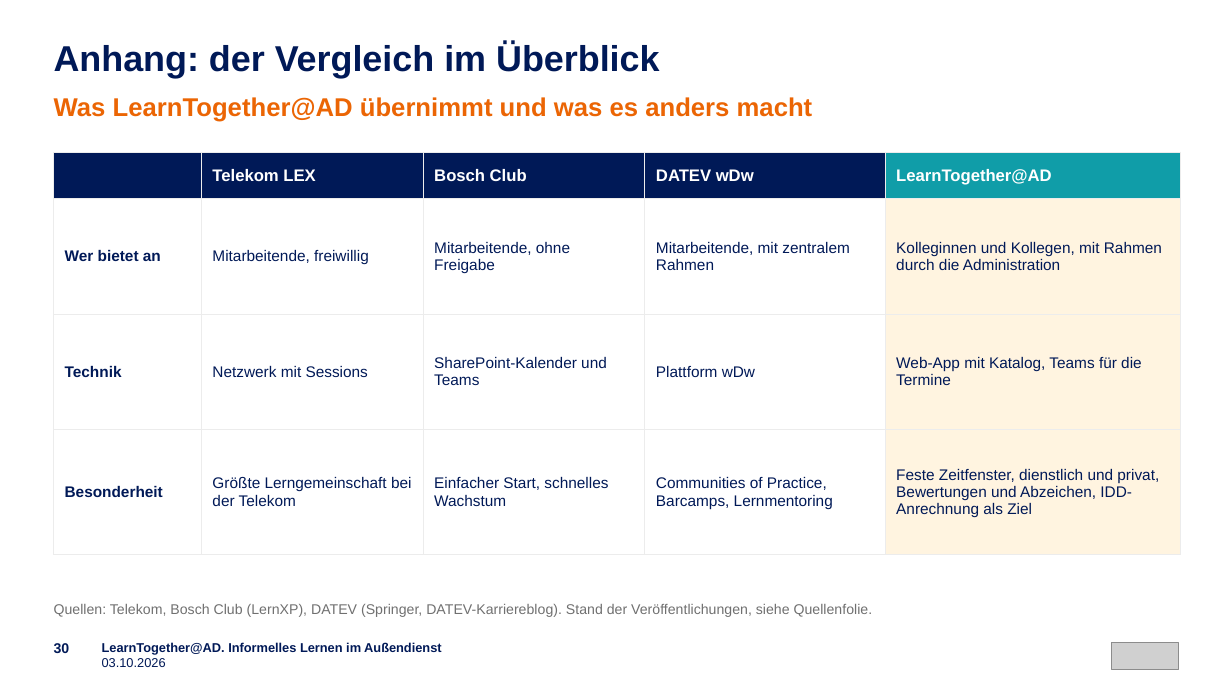
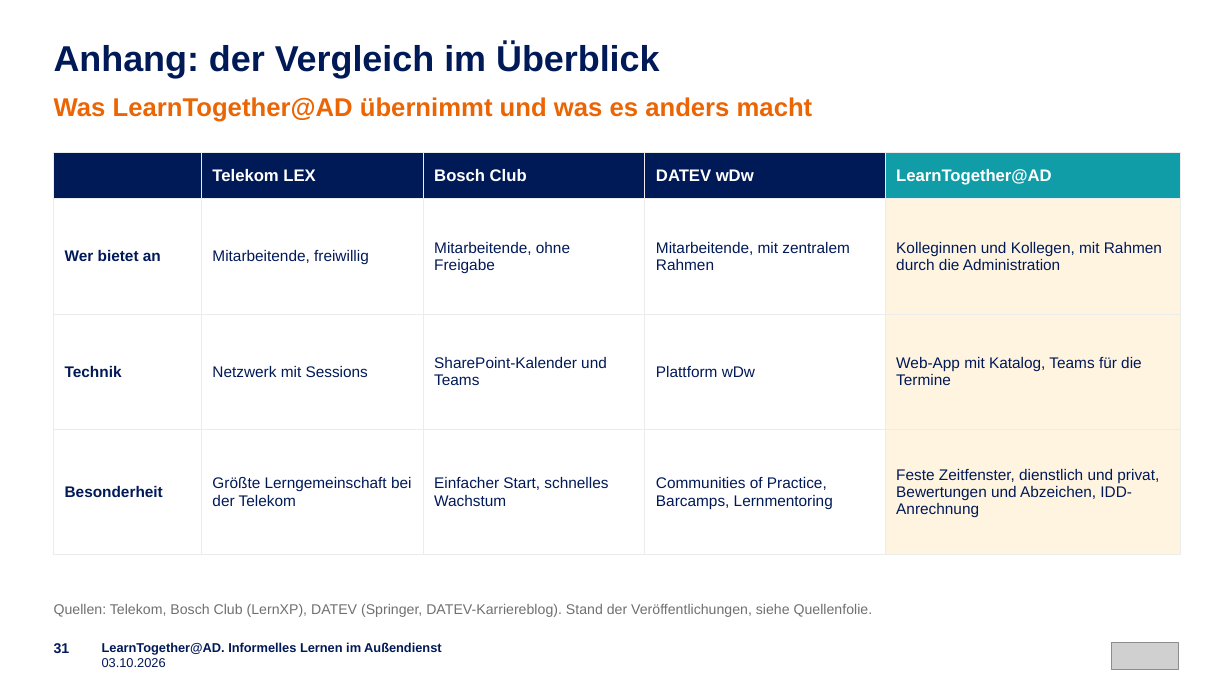
Before and after one commit to emplush/ruv_learntogether, a slide deck: slide 31 of docs/LearnTogether-AD_Praesentation.pptx (slide 30 before the commit). Drawn at 1232x693 pixels with LibreOffice and Linux fonts; fonts in the diff are those of the drawing; grey boxes stand for pictures. Boxes give left, top, right and bottom in pixels: in the first picture for what was removed or moved away, otherwise in the second. Text is boxed around its words. In the diff, an @@ line names an element or a change of style, - is before the commit and + after.

```diff
--- a/docs/LearnTogether-AD_Praesentation.pptx
+++ b/docs/LearnTogether-AD_Praesentation.pptx
@@ table at <box>54,152,1181,521</box> @@
-row 4, column 5: Feste Zeitfenster, dienstlich und privat, Bewertungen und Abzeichen, IDD-Anrechnung als Ziel
+row 4, column 5: Feste Zeitfenster, dienstlich und privat, Bewertungen und Abzeichen, IDD-Anrechnung
@@ text at <box>54,643,70,653</box>: text changed @@
-30
+31
```
Also in this commit, not shown: 9 other slides changed, 1 slide added, 59 other files.
